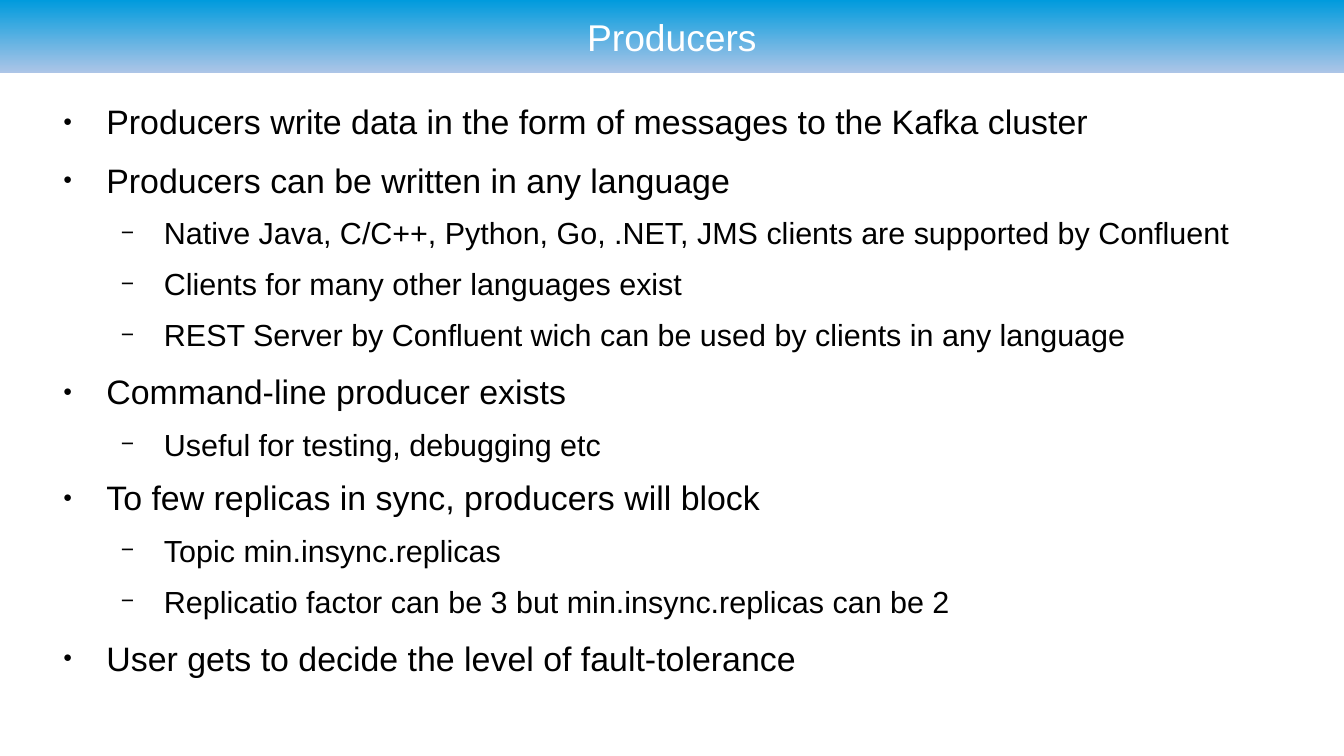
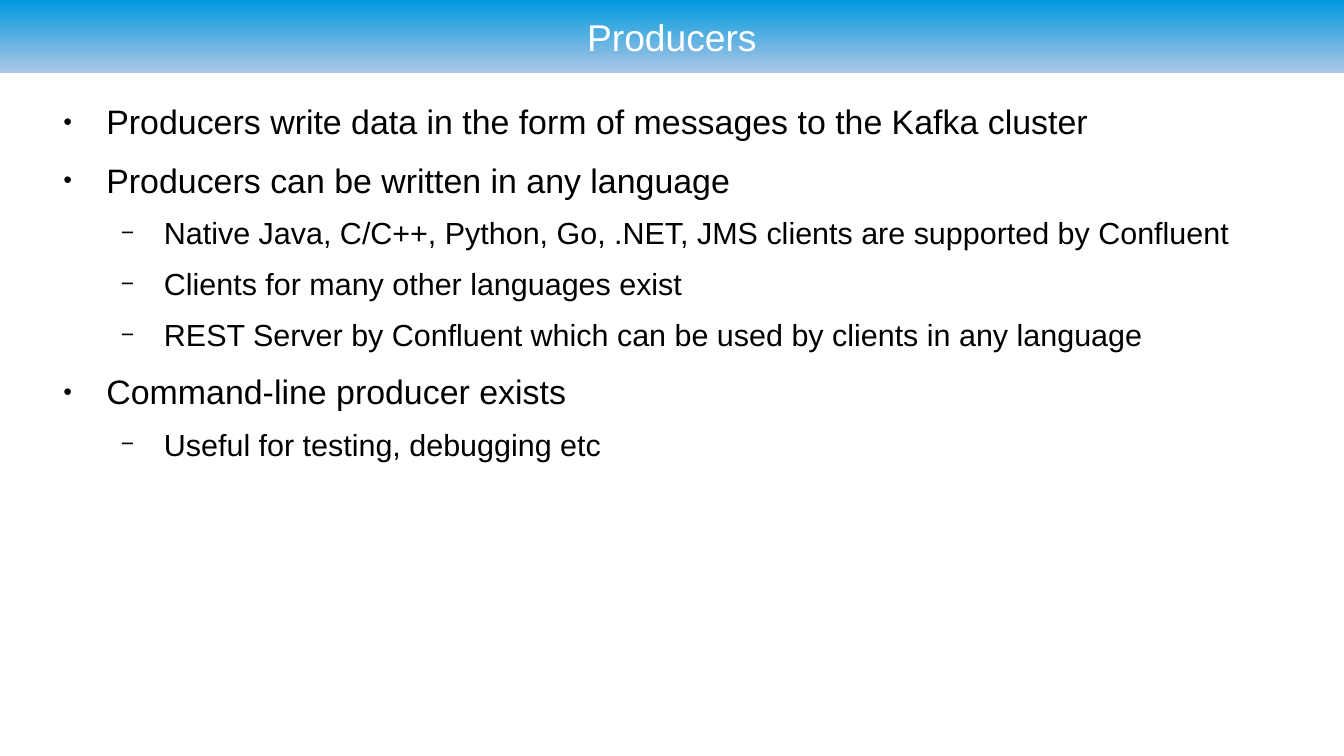
Before and after one commit to ryzlab/kafka-kompetensdag, a slide deck: slide 24 of doc/presentation.odp (slide 22 before the commit). Drawn at 1344x756 pixels with LibreOffice and Linux fonts; fonts in the diff are those of the drawing; background and template pictures are left out. Boxes give left, top, right and bottom in pixels: in the first picture for what was removed or moved away, otherwise in the second. Text is boxed around its words. In the diff, an @@ line names an element or a change of style, - is before the commit and + after.

Commit message:
Fixed slides

```diff
--- a/doc/presentation.odp
+++ b/doc/presentation.odp
@@ text at [164,324,1142,352]: text changed @@
-  − REST Server by Confluent wich can be used by clients in any language
+  − REST Server by Confluent which can be used by clients in any language
@@ text at [106,485,949,677]: paragraphs removed @@
-● To few replicas in sync, producers will block
-  − Topic min.insync.replicas
-  − Replicatio factor can be 3 but min.insync.replicas can be 2
-● User gets to decide the level of fault-tolerance
```
Also in this commit, not shown: 17 other slides changed, 2 slides added.
